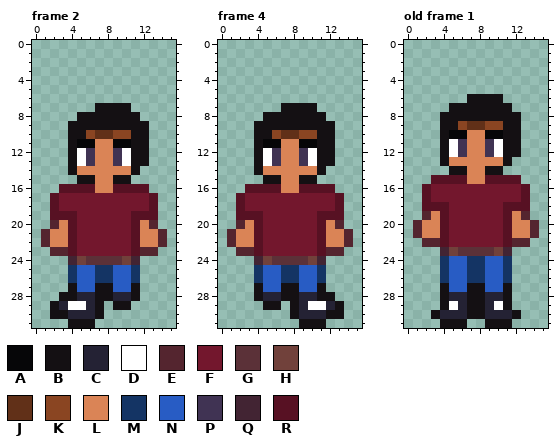
File history of a pixel-art file, sprites/Player/Quandale Dingle.aseprite. The picture above is the old version.
16x32 pixels, 4 frames. Colours within 5 levels of each other are drawn and written as one. Shown: frame 2, frame 4, old frame 1. The commit also changed other frames, which this record leaves out.
Visible layers, top first: "Shoes/1", "Belt", "Top Cloth/1", "Pants", "Hair/1", "Face", "Hands", "Body".
Palette (. is transparent): A #060608  B #141013  C #242234  D #ffffff  E #54252f  F #73172d  G #5b3138  H #71413b  J #613018  K #8a4522  L #da8456  M #143464  N #285cc4  P #403353  Q #422433  R #571123
Pixels before, frame 2, first column x 1:
 7 ......BBBB....
 8 ....BBBBBBB...
 9 ...BBBBBBBBB..
10 ...BBKJJKKBB..
11 ...BAALLAABB..
12 ...BDPLLPDBB..
13 ...BDPLLPDBB..
14 ...BLLLLLLB...
15 ....BBLLBB....
16 ..RRRRLLRRRR..
17 .RFFFFFFFFFFR.
18 .RFFFFFFFFFFR.
19 .RRRFFFFFFRRR.
20 .ELRFFFFFFRLE.
21 ELLRFFFFFFRLLE
22 ELLRFFFFFFRLLE
23 .EERFFFFFFREE.
24 ...QHGGGGHQ...
25 ...MNNMMNNM...
26 ...MNNMMNNM...
27 ...BNNBBNNB...
28 ..BBCCBBCCB...
29 .BCDDCB.BB....
30 .BBCCCB.......
31 ...BBB........
Pixels before, frame 4, first column x 1:
 7 ......BBBB....
 8 ....BBBBBBB...
 9 ...BBBBBBBBB..
10 ...BBKJJKKBB..
11 ...BAALLAABB..
12 ...BDPLLPDBB..
13 ...BDPLLPDBB..
14 ...BLLLLLLB...
15 ....BBLLBB....
16 ..RRRRLLRRRR..
17 .RFFFFFFFFFFR.
18 .RFFFFFFFFFFR.
19 .RRRFFFFFFRRR.
20 .ELRFFFFFFRLE.
21 ELLRFFFFFFRLLE
22 ELLRFFFFFFRLLE
23 .EERFFFFFFREE.
24 ...QHGGGGHQ...
25 ...MNNMMNNM...
26 ...MNNMMNNM...
27 ...BNNBBNNB...
28 ...BCCBBCCBB..
29 ....BB.BCDDCB.
30 .......BCCCBB.
31 ........BBB...
Pixels before, old frame 1, first column x 1:
 6 ......BBBB....
 7 ....BBBBBBB...
 8 ...BBBBBBBBB..
 9 ...BBKJJKKBB..
10 ...BAALLAABB..
11 ...BDPLLPDBB..
12 ...BDPLLPDBB..
13 ...BLLLLLLB...
14 ....BBLLBB....
15 ..RRRRLLRRRR..
16 .RFFFFFFFFFFR.
17 .RFFFFFFFFFFR.
18 .RRRFFFFFFRRR.
19 .ELRFFFFFFRLE.
20 ELLRFFFFFFRLLE
21 ELLRFFFFFFRLLE
22 .EERFFFFFFREE.
23 ...QHGGGGHQ...
24 ...MNNMMNNM...
25 ...MNNMMNNM...
26 ...MNNMMNNM...
27 ...BNNBBNNB...
28 ...BCCBBCCB...
29 ...BDCBBCDB...
30 ..BCCCBBCCCB..
31 ...BBB..BBB...
The same view after the edit:
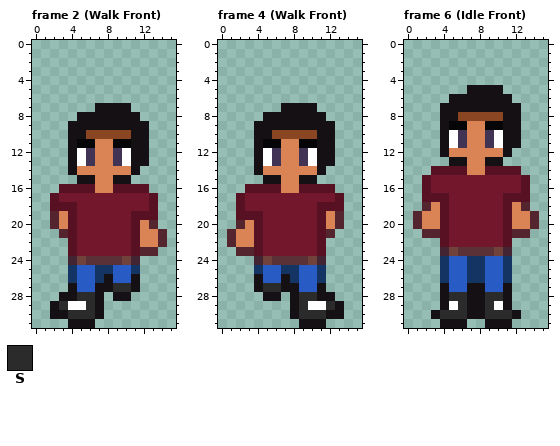
Colours new in this view: S #2b2b2b
A new or re-ordered frame is compared with the old frame closest to it.
Commit message: quandale dingle sul beat
Changes in this commit:
frames 4 -> 6
Changed rows in their new state; - is an unchanged pixel.
Frame 2 (Walk Front):
first column x 7:
10 KK
first column x 1:
18 --RR-------
19 -EL--------
21 ..E--------
22 ...--------
23 -..--------
26 -------B--B
27 --------SS-
28 ----SS-.BB.
29 --S--S--..-
30 ---SSS-----
Frame 4 (Walk Front):
first column x 7:
10 KK
first column x 4:
18 -------RR--
19 --------LE-
21 --------E..
22 --------...
23 --------..-
26 B--B-------
27 -SS--------
28 .BB.-SS----
29 -..--S--S--
30 -----SSS---
Frame 6 (Idle Front) is new; against old frame 1:
first column x 1:
 5 ------BBBB----
 6 ----BB----B---
 7 ---B-------B--
 8 -----KKKKK----
 9 ----AALLAA----
10 ----DP--PD----
12 ----LL--LL-.--
13 ---.BB--BB.---
14 --RRRR--RRRR--
15 -RFFFFFFFFFFR-
17 --RR------RR--
18 -EL--------LE-
19 EL----------LE
21 .EE--------EE.
22 -..--------..-
first column x 4:
28 -SS--SS-
29 --S--S--
30 SSS--SSS
